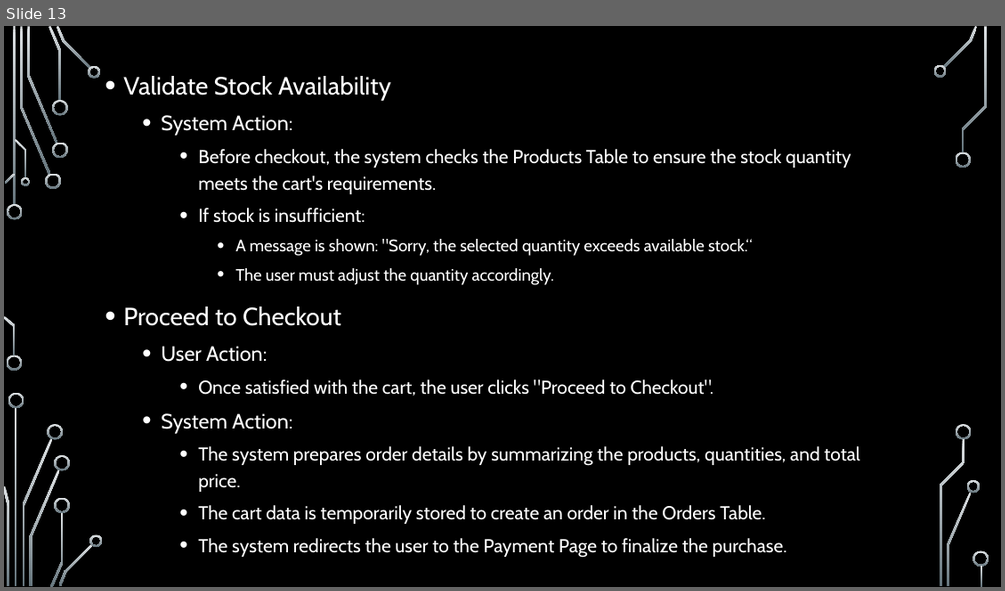
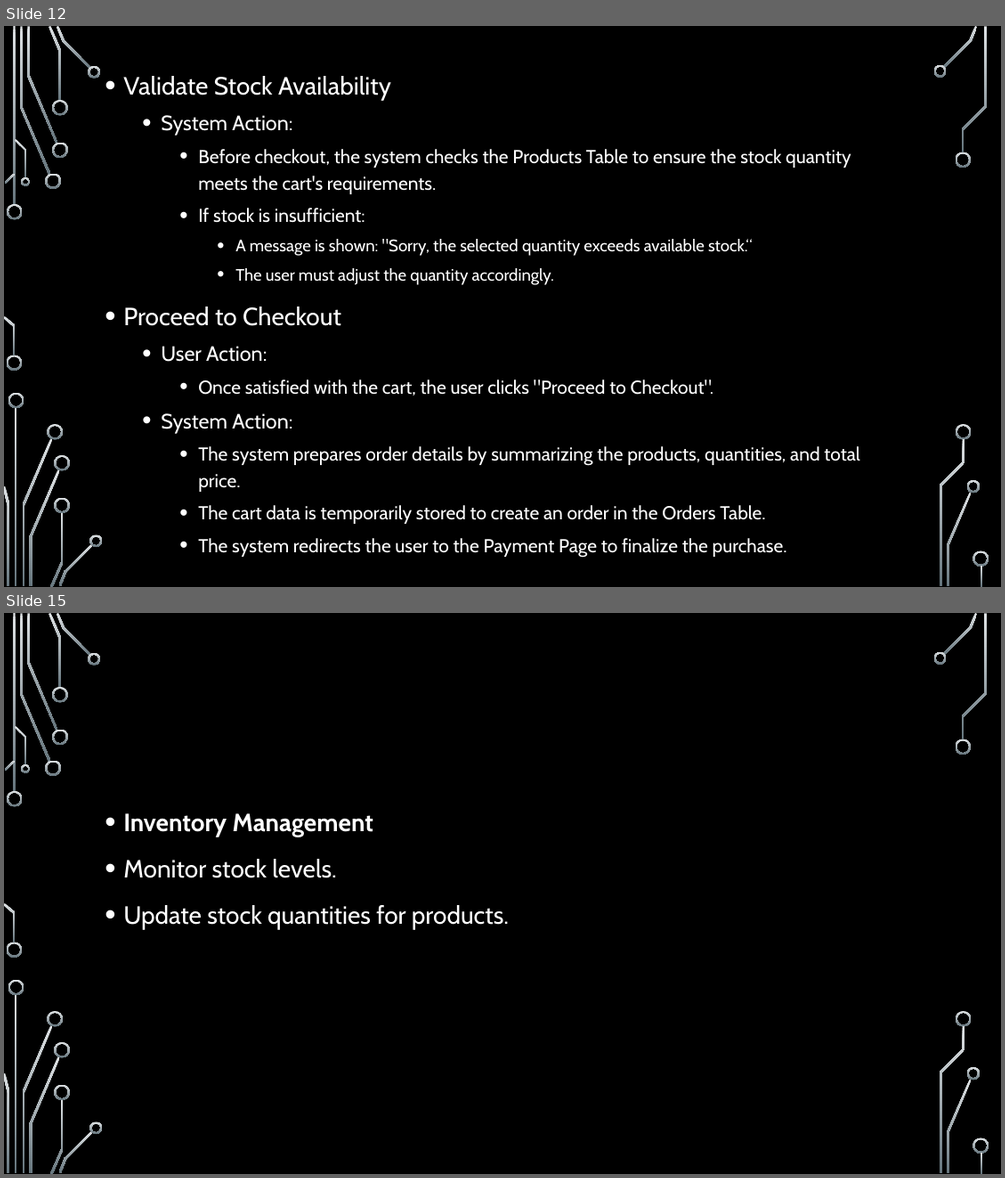
Before and after one commit to KunalDig/E-CartProjectFiles, a slide deck: E-commerce Cart System.pptx. Shown one above the other, each under a label of ours: slide 13 before the commit, slides 12 and 15 after it; the slides between them are not shown. The pictures are 1005x591 and 1005x1178 pixels, drawn with LibreOffice and Linux fonts; fonts in the diff are those of the drawing; background and template pictures are left out. Boxes give left, top, right and bottom in pixels: in the first picture for what was removed or moved away, otherwise in the second. Text is boxed around its words. In the diff, an @@ line names an element or a change of style, - is before the commit and + after.

```diff
--- a/E-commerce Cart System.pptx
+++ b/E-commerce Cart System.pptx
@@ slide 15 added at [4, 613, 1001, 1174], background picture (left out); not listed: 36 template elements that a slide beside it also shows @@
@@ text added at [123, 813, 509, 930], 24 pt, text #FFFFFF @@
+• Inventory Management
+• Monitor stock levels.
+• Update stock quantities for products.
@@ what was slide 13 is now slide 12 @@
```
Also in this commit, not shown: 5 other slides added, 2 slides removed, 1 other file.
